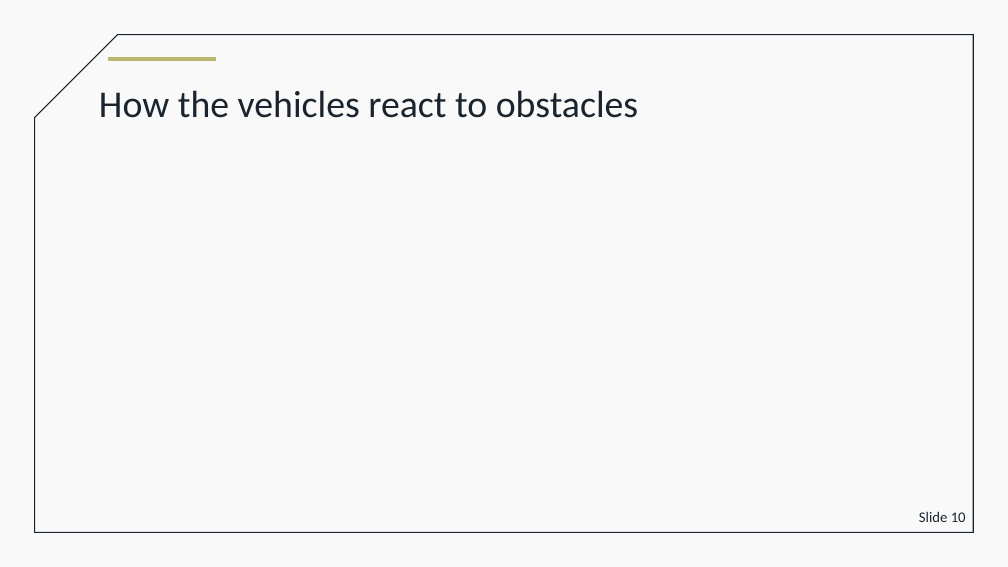
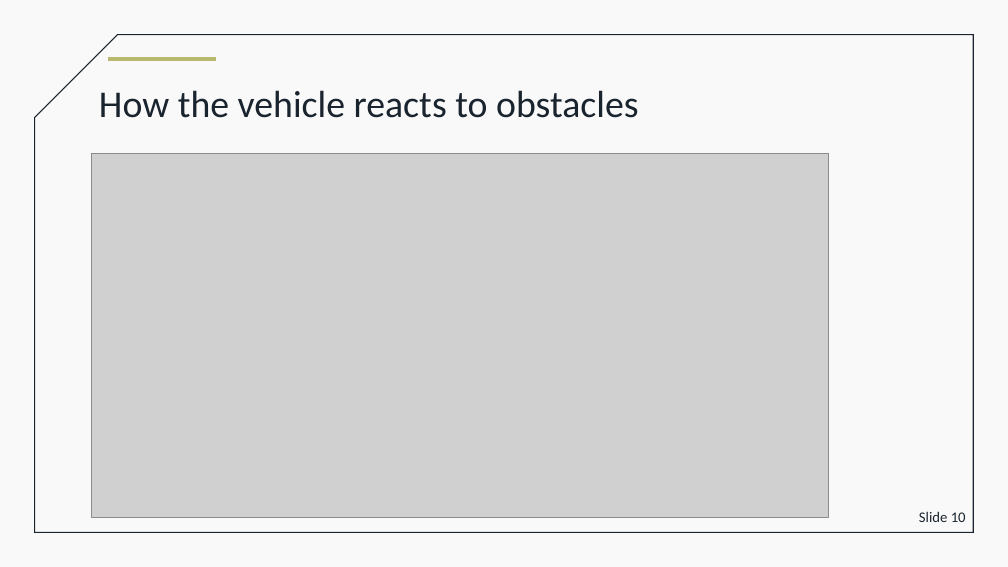
Before and after one commit to brodoluca/4th_Sem_Prototype, a slide deck: slide 10 of finalcolo.pptx. Drawn at 1008x567 pixels with LibreOffice and Linux fonts; fonts in the diff are those of the drawing; grey boxes stand for pictures. Boxes give left, top, right and bottom in pixels: in the first picture for what was removed or moved away, otherwise in the second. Text is boxed around its words. In the diff, an @@ line names an element or a change of style, - is before the commit and + after.

Commit message:
Added Obstacle state machine, aligned images

```diff
--- a/finalcolo.pptx
+++ b/finalcolo.pptx
@@ text at (99,90,638,118): text changed @@
-How the vehicles react to obstacles
+How the vehicle reacts to obstacles
@@ picture added at (91,154,828,517) @@
```
Also in this commit, not shown: 7 other slides changed.
